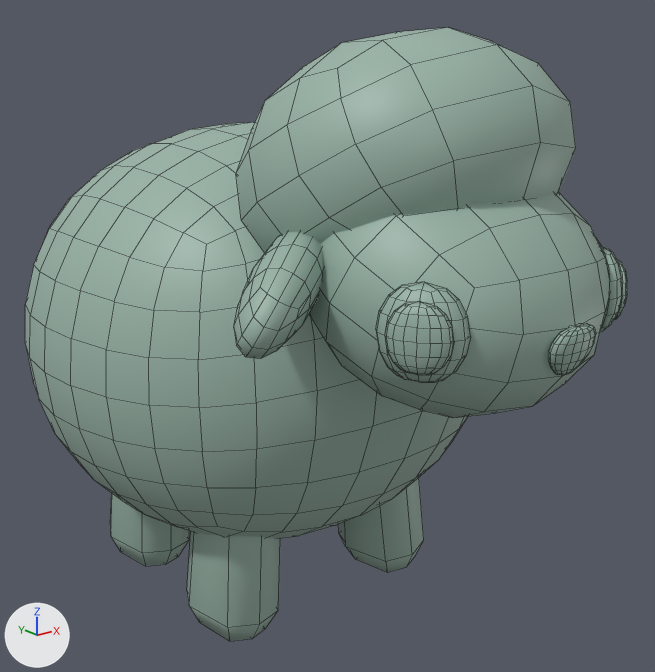
Before and after pictures for a commit that changed the FBX model Assets/Models/Sheep.fbx.
One viewpoint serves both versions: a 50 mm camera at (-1.8, -2.65, 1.9) aimed at (0.11, -0.27, 0.94). Every picture has the same lights, and +X, +Y and +Z are marked at lower left. Mesh edges are drawn as thin lines. Vertices at the same position are counted once.

The first picture shows 'Sheep'.
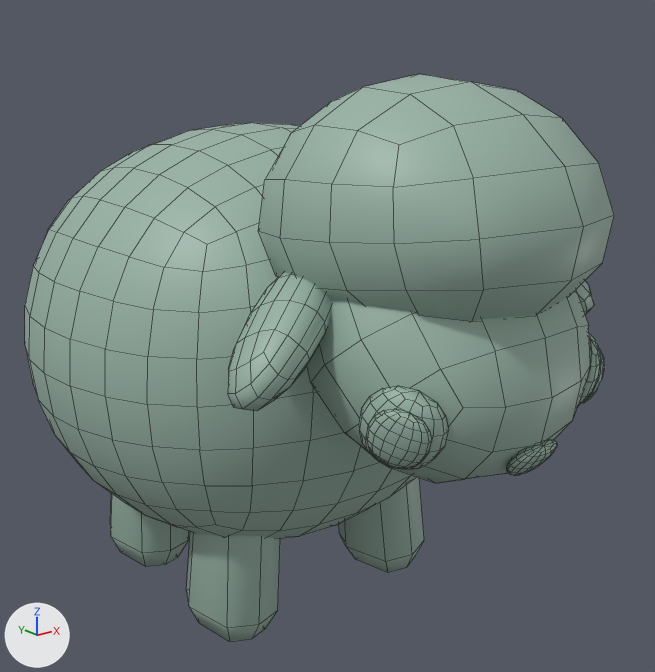
Commit message: Reexported sheep model

What changed in the scene script:
```text
Change me_sphere_010:
    remove me_sphere_010.from_pydata(...)  # 1314 vertices, 1288 faces; spans x -0.81..0.81, y -1.4..1.06, z 0.0..1.96
    add me_sphere_010.from_pydata(...)  # 1314 vertices, 1288 faces; spans x -81.07..81.07, y -0.16..183.85, z -106.35..137.3
    me_sphere_010 part 1: the loose piece of 33 vertices spanning x 0.13..0.49, y -0.48..-0.14, z 0.0..0.98 is multiplied about the mesh origin by the matrix ((100.308, 0.0, 0.0), (0.0, 0.0, 99.793), (0.0, -100.0, 0.0))
    me_sphere_010 part 2: the loose piece of 33 vertices spanning x -0.49..-0.13, y -0.48..-0.14, z 0.0..0.98 is multiplied about the mesh origin by the matrix ((100.308, 0.0, 0.0), (0.0, 0.0, 99.793), (0.0, -100.0, 0.0))
    me_sphere_010 part 3: the loose piece of 33 vertices spanning x -0.49..-0.13, y 0.12..0.46, z 0.0..0.98 is multiplied about the mesh origin by the matrix ((100.308, 0.0, 0.0), (0.0, 0.0, 99.793), (0.0, -100.0, 0.0))
    me_sphere_010 part 4: the loose piece of 98 vertices spanning x -0.47..0.47, y -1.23..-0.32, z 1.21..1.96 is multiplied about its middle by the matrix ((100.308, 0.0, 0.0), (0.0, 42.402, 90.337), (0.0, -90.524, 42.49)), then moved by (0.0, 147.43, 87.85)
    me_sphere_010 part 5: the loose piece of 98 vertices spanning x 0.26..0.69, y -1.0..-0.64, z 1.18..1.47 is multiplied about its middle by the matrix ((100.308, 0.0, 0.0), (0.0, 42.402, 90.337), (0.0, -90.524, 42.49)), then moved by (46.87, 122.3, 81.09)
    me_sphere_010 part 6: the loose piece of 98 vertices spanning x -0.69..-0.26, y -1.0..-0.64, z 1.18..1.47 is multiplied about its middle by the matrix ((100.308, 0.0, 0.0), (0.0, 42.402, 90.337), (0.0, -90.524, 42.49)), then moved by (-46.87, 122.3, 81.09)
    me_sphere_010 part 7: the loose piece of 98 vertices spanning x -0.43..0.43, y -1.37..-0.54, z 0.95..1.65 is multiplied about its middle by the matrix ((100.308, 0.0, 0.0), (0.0, 42.402, 90.337), (0.0, -90.524, 42.49)), then moved by (0.0, 114.55, 92.68)
    me_sphere_010 part 8: the loose piece of 114 vertices spanning x -0.08..0.08, y -1.4..-1.34, z 1.12..1.26 is multiplied about its middle by the matrix ((100.308, 0.0, 0.0), (0.0, 42.402, 90.337), (0.0, -90.524, 42.49)), then moved by (0.0, 87.72, 125.22)
    me_sphere_010 part 9: the loose piece of 65 vertices spanning x 0.27..0.42, y -1.29..-1.09, z 1.14..1.39 is multiplied about its middle by the matrix ((100.308, 0.0, 0.0), (0.0, 42.402, 90.337), (0.0, -90.524, 42.49)), then moved by (34.35, 101.27, 112.1)
    me_sphere_010 part 10: the loose piece of 65 vertices spanning x 0.33..0.43, y -1.28..-1.15, z 1.17..1.35 is multiplied about its middle by the matrix ((100.308, 0.0, 0.0), (0.0, 42.402, 90.337), (0.0, -90.524, 42.49)), then moved by (37.53, 100.21, 114.42)
    me_sphere_010 part 11: the loose piece of 65 vertices spanning x -0.42..-0.27, y -1.29..-1.09, z 1.14..1.39 is multiplied about its middle by the matrix ((100.308, 0.0, 0.0), (0.0, 42.402, 90.337), (0.0, -90.524, 42.49)), then moved by (-34.35, 101.27, 112.1)
    me_sphere_010 part 12: the loose piece of 65 vertices spanning x -0.43..-0.33, y -1.28..-1.15, z 1.17..1.35 is multiplied about its middle by the matrix ((100.308, 0.0, 0.0), (0.0, 42.402, 90.337), (0.0, -90.524, 42.49)), then moved by (-37.53, 100.21, 114.42)
    me_sphere_010 part 13: 416 of 1314 vertices moved; they spanned x -0.81..0.81, y -0.88..1.06, z 0.21..1.67 and now span x -81.07..81.07, y 20.73..166.36, z -106.35..85.96; mean shift (-0.29, 95.07, -6.68); largest move (0.0, -0.16, 1.65) -> (0.0, 165.66, 17.18)
Change ob_sheep:
    ob_sheep.rotation_euler: (0.0, 0.0, 0.0) -> (1.571, 0.0, 0.0)  # degrees (0, 0, 0) -> degrees (90, 0, 0)
    ob_sheep.scale: (1.0, 1.0, 1.0) -> (0.01, 0.01, 0.01)
```

Boxes [x1, y1, x2, y2] around the edits, measured in the pictures (655 x 672 px; the box of a moved part takes in the faces that stretch with it):
'Sheep', reshaped, turned, rescaled
    before: [25, 27, 627, 641]
    after: [25, 74, 614, 641]
part 1 of me_sphere_010, moved or reshaped
    before: [339, 478, 424, 572]
    after: [339, 477, 424, 572]
part 2 of me_sphere_010, moved or reshaped
    before: [187, 531, 280, 641]
    after: [186, 531, 280, 641]
part 3 of me_sphere_010, moved or reshaped
    before: [110, 493, 189, 566]
    after: [110, 494, 189, 566]
part 4 of me_sphere_010, moved or reshaped
    before: [236, 27, 576, 253]
    after: [258, 74, 614, 322]
part 5 of me_sphere_010, moved or reshaped (not visible before)
    after: [576, 281, 594, 314]
part 6 of me_sphere_010, moved or reshaped
    before: [234, 232, 324, 359]
    after: [228, 273, 332, 411]
part 7 of me_sphere_010, moved or reshaped
    before: [309, 193, 610, 418]
    after: [307, 290, 590, 483]
part 8 of me_sphere_010, moved or reshaped
    before: [549, 323, 596, 375]
    after: [507, 439, 557, 475]
part 9 of me_sphere_010, moved or reshaped
    before: [600, 246, 622, 332]
    after: [577, 334, 601, 407]
part 10 of me_sphere_010, moved or reshaped
    before: [614, 259, 627, 320]
    after: [583, 349, 604, 403]
part 11 of me_sphere_010, moved or reshaped
    before: [376, 282, 471, 382]
    after: [359, 386, 449, 469]
part 12 of me_sphere_010, moved or reshaped
    before: [385, 301, 454, 375]
    after: [366, 409, 432, 468]
part 13 of me_sphere_010, moved or reshaped
    before: [25, 122, 468, 538]
    after: [25, 123, 416, 538]
